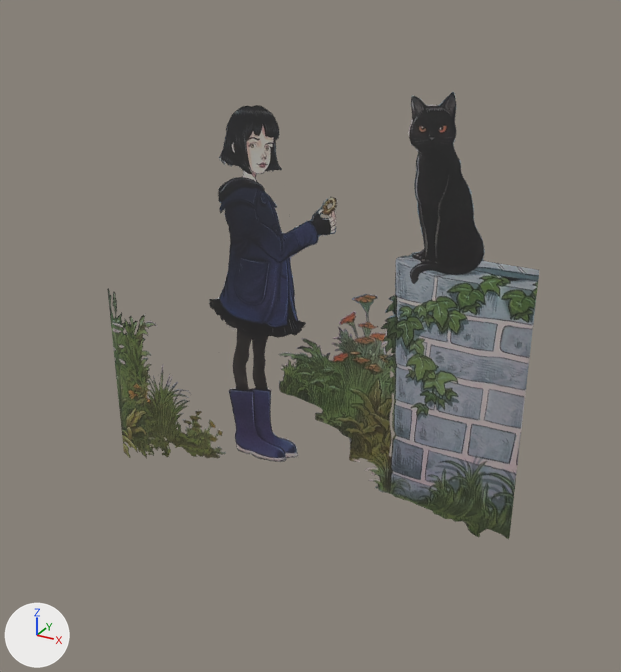
The glTF model models/Coraline.glb, before and after one commit.
The view is the same before and after, from a camera (50 mm lens) standing at (39.6, -68.6, 32.2) and looking at (1.4, 0.9, -2.5). Every picture has the same lights, and +X, +Y and +Z are marked at lower left. The first picture is the older version. Where no turn or scale is listed for an object, it has been applied to the vertices.

The scene before the commit, as lines of its bpy script (objects in view):
```python
me_коралин_куст1 = bpy.data.meshes.new('коралин_куст1')
me_коралин_куст1.from_pydata(...)  # 4 vertices, 2 faces; spans x -23.5..23.5, y 0.0, z -25.0..25.0
me_коралин_куст1.materials.append(mat_коралин_куст1)  # picture img_коралин_куст1
me_коралина_девочка = bpy.data.meshes.new('коралина_девочка')
me_коралина_девочка.from_pydata(...)  # 4 vertices, 2 faces; spans x -23.5..23.5, y 0.0, z -25.0..25.0
me_коралина_девочка.materials.append(mat_коралина_девочка)  # picture img_коралина_девочка
me_коралина_куст2 = bpy.data.meshes.new('коралина_куст2')
me_коралина_куст2.from_pydata(...)  # 4 vertices, 2 faces; spans x -23.5..23.5, y 0.0, z -25.0..25.0
me_коралина_куст2.materials.append(mat_коралина_куст2)  # picture img_коралина_куст2
me_коралина_стена = bpy.data.meshes.new('коралина_стена')
me_коралина_стена.from_pydata(...)  # 4 vertices, 2 faces; spans x -23.5..23.5, y 0.0, z -25.0..25.0
me_коралина_стена.materials.append(mat_коралина_стена)  # picture img_коралина_стена
ob_коралин_куст1 = bpy.data.objects.new('коралин_куст1', me_коралин_куст1)
ob_коралин_куст1.location = (0.0, 1.0, 0.0)
ob_коралина_девочка = bpy.data.objects.new('коралина_девочка', me_коралина_девочка)
ob_коралина_девочка.location = (0.0, 0.0, 0.0)
ob_коралина_куст2 = bpy.data.objects.new('коралина_куст2', me_коралина_куст2)
ob_коралина_куст2.location = (0.0, -0.7, 0.0)
ob_коралина_стена = bpy.data.objects.new('коралина_стена', me_коралина_стена)
ob_коралина_стена.location = (0.0, 0.4, 0.0)
```
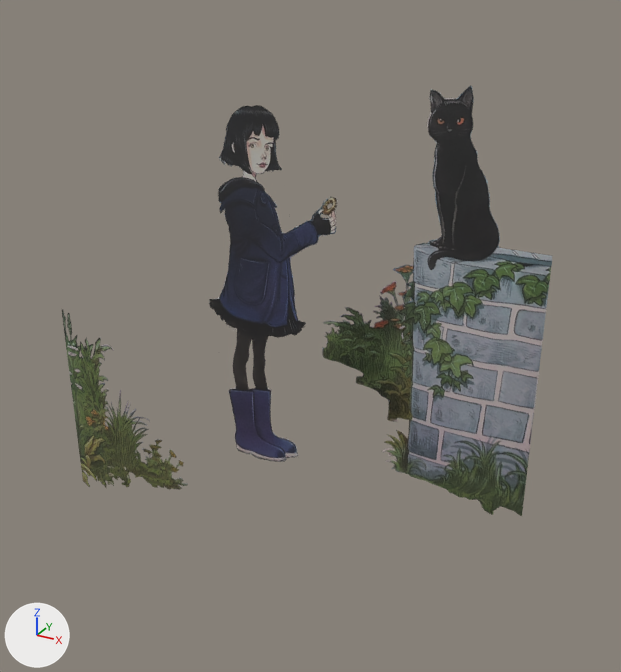
Diff of the bpy script that builds the scene:
```diff
--- a/models/Coraline.glb.py
+++ b/models/Coraline.glb.py
@@ ob_коралина_стена @@
 ob_коралина_стена = bpy.data.objects.new('коралина_стена', me_коралина_стена)
-ob_коралина_стена.location = (0.0, 0.4, 0.0)
+ob_коралина_стена.location = (0.0, 4.6, 0.0)
@@ ob_коралина_куст2 @@
 ob_коралина_куст2 = bpy.data.objects.new('коралина_куст2', me_коралина_куст2)
-ob_коралина_куст2.location = (0.0, -0.7, 0.0)
+ob_коралина_куст2.location = (0.0, -7.8, 0.0)
@@ ob_коралин_куст1 @@
 ob_коралин_куст1 = bpy.data.objects.new('коралин_куст1', me_коралин_куст1)
-ob_коралин_куст1.location = (0.0, 1.0, 0.0)
+ob_коралин_куст1.location = (0.0, 10.7, 0.0)
```

What differs and where, as boxes (x1, y1, x2, y2) in the pictures (621 x 672 px):
'коралина_стена', moved
    before: (365, 92, 539, 539)
    after: (382, 86, 553, 516)
'коралина_куст2', moved
    before: (107, 288, 226, 459)
    after: (62, 309, 187, 490)
'коралин_куст1', moved
    before: (279, 294, 392, 462)
    after: (322, 265, 413, 422)
